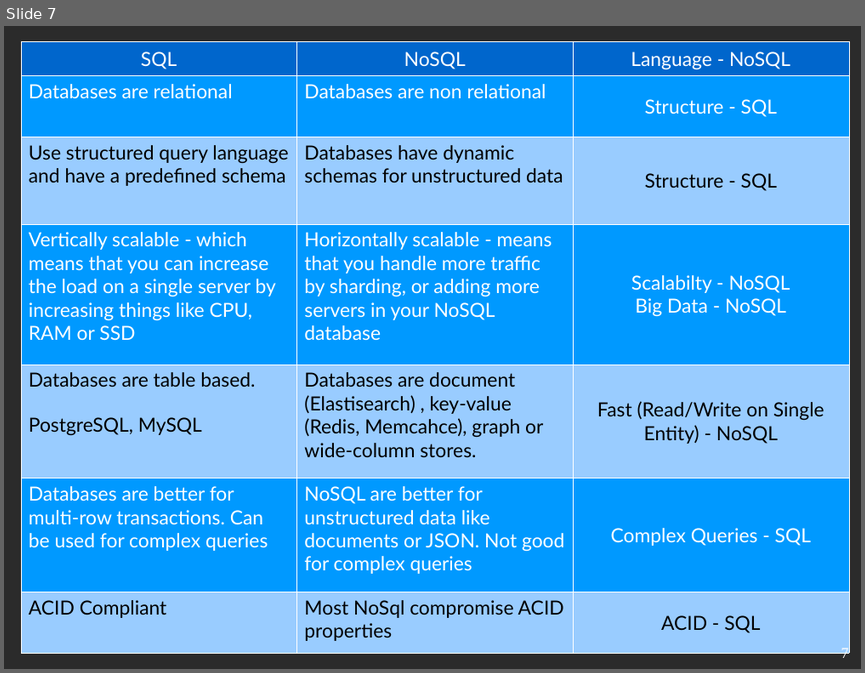
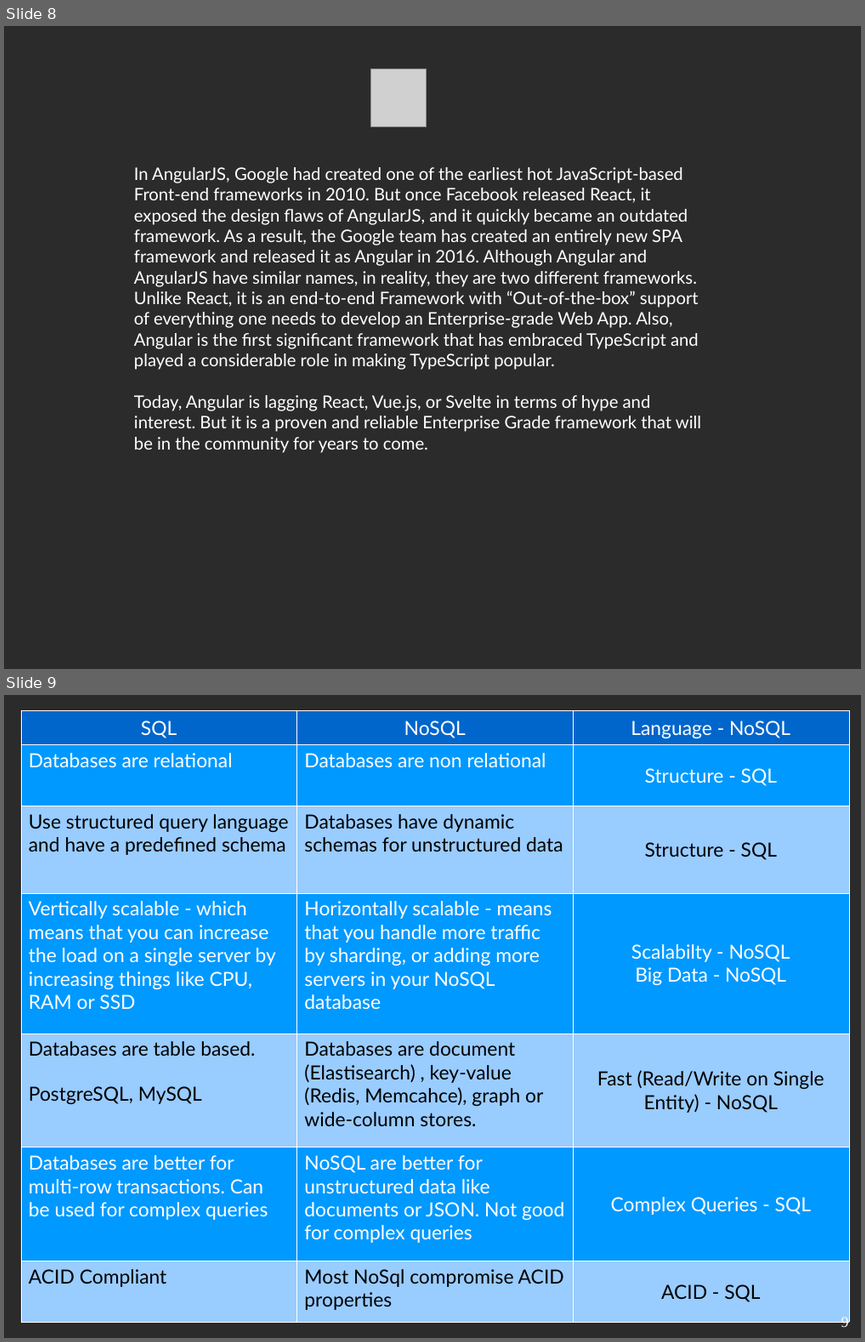
Before and after one commit to udaykarkera/udaykarkera.github.io, a slide deck: Future of the platform.odp. Shown one above the other, each under a label of ours: slide 7 before the commit, slides 8 and 9 after it. The pictures are 865x673 and 865x1342 pixels, drawn with LibreOffice and Linux fonts; fonts in the diff are those of the drawing; grey boxes stand for pictures; background and template pictures are left out; a plain dark background stands for a picture behind light text. Boxes give left, top, right and bottom in pixels: in the first picture for what was removed or moved away, otherwise in the second. Text is boxed around its words. In the diff, an @@ line names an element or a change of style, - is before the commit and + after.

```diff
--- a/Future of the platform.odp
+++ b/Future of the platform.odp
@@ slide 8 added at box(4, 26, 861, 669), background picture (left out) @@
@@ picture added at box(371, 68, 426, 127) @@
@@ text added at box(134, 167, 701, 453), 16 pt, text #FFFFFF @@
+In AngularJS, Google had created one of the earliest hot JavaScript-based Front-end frameworks in 2010. But once Facebook released React, it exposed the design flaws of AngularJS, and it quickly became an outdated framework. As a result, the Google team has created an entirely new SPA framework and released it as Angular in 2016. Although Angular and AngularJS have similar names, in reality, they are two different frameworks. Unlike React, it is an end-to-end Framework with “Out-of-the-box” support of everything one needs to develop an Enterprise-grade Web App. Also, Angular is the first significant framework that has embraced TypeScript and played a considerable role in making TypeScript popular.
+Today, Angular is lagging React, Vue.js, or Svelte in terms of hype and interest. But it is a proven and reliable Enterprise Grade framework that will be in the community for years to come.
@@ what was slide 7 is now slide 9 @@
@@ page number at box(841, 1316, 849, 1330): text changed @@
-7
+9
```
Also in this commit, not shown: 3 slides changed, 5 other slides added, 2 slides removed, 11 other files.
